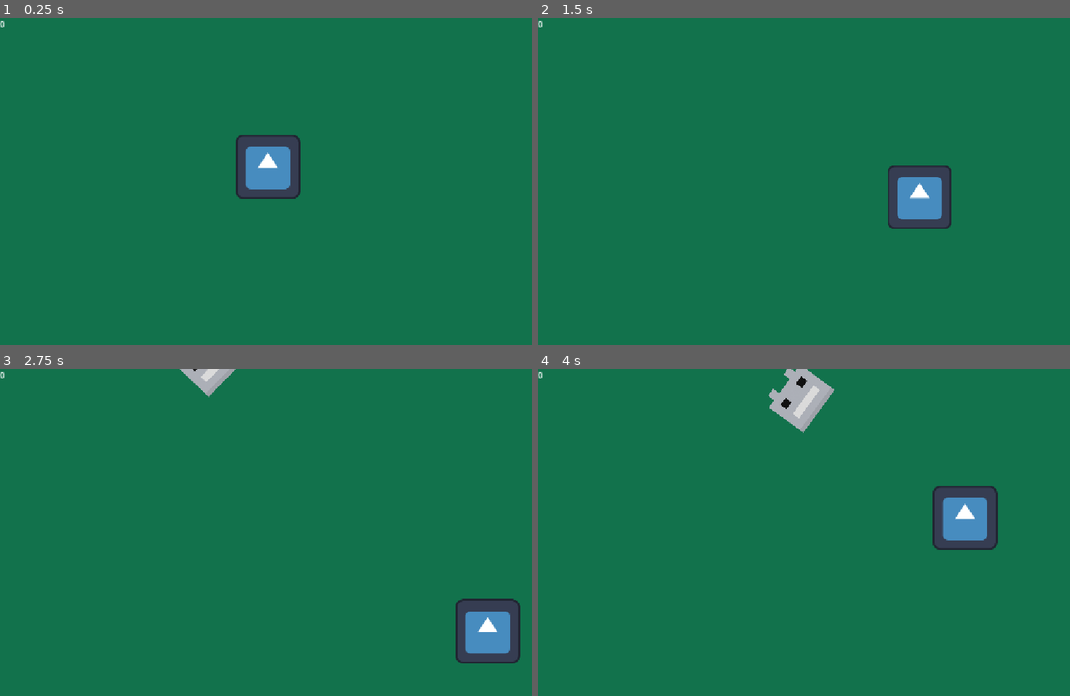
Above: before the commit, frames 1-4 (two rows, left to right).
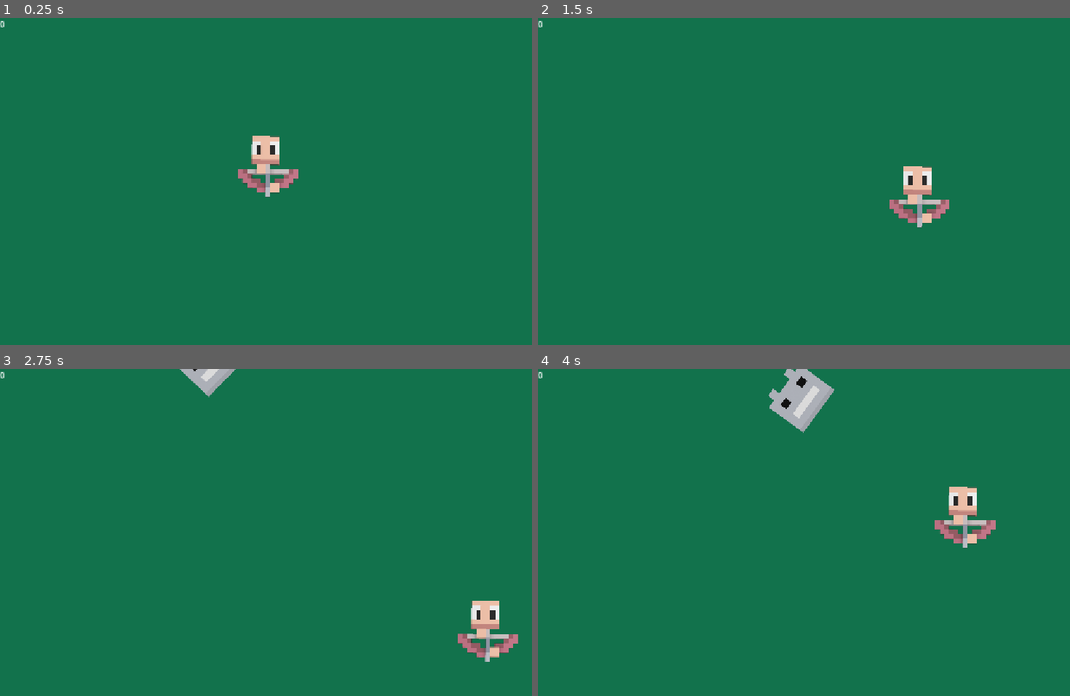
Above: after the commit, the same moments.

Repository: NxtCreator/little-archery
Game: Godot game, scene res://scenes/main.tscn
Two runs of this game, one before a commit and one after it. Both use one fixed random seed, a clock stepped at 60 frames per second and the inputs below. The engine's default icon, where the game draws it, is replaced by a stand-in: a white triangle on a blue panel in a dark square.
Inputs (mouse positions are in pixels of both pictures, inside the frame that each line leads up to):
- Up to frame 1 (0.25 s): no input
- Up to frame 2 (1.5 s): tap Enter at 0.5 s; move the mouse to (958, 165) at 0.52 s; hold D (move_right) 0.53-1.28 s; tap Alt at 0.6 s; click (958, 165) at 0.67 s; move the mouse to (713, 197) at 1.27 s; hold S (move_down) from 1.28 s (still down); tap Shift at 1.35 s
- Up to frame 3 (2.75 s): move the mouse to (351, 460) at 2.02 s; release S (move_down) at 2.03 s; hold D (move_right) from 2.03 s (still down); tap Alt at 2.1 s
- Up to frame 4 (4 s): move the mouse to (798, 597) at 2.77 s; release D (move_right) at 2.78 s; hold W (move_up) 2.78-3.53 s; tap Shift at 2.85 s; click (798, 597) at 2.92 s; move the mouse to (1006, 581) at 3.52 s; hold A (move_left) from 3.53 s (still down); tap Alt at 3.6 s

The runs differ from the first frame. In frame 1, 2.4% of the frame differs, in the area x 44-57%, y 35-56%; in frame 2, 2.3%; in frame 3, 2.4%; in frame 4, 2.4%, in the area x 74-87%, y 35-56%.

Commit message:
Replace player placeholder with custom archer sprite, offset so it rotates around its center

Diff:
--- a/scenes/player.tscn
+++ b/scenes/player.tscn
@@ -1,21 +1,23 @@
 [gd_scene format=3 uid="uid://bupr48wvnjsw5"]
 
-[ext_resource type="Texture2D" uid="uid://cxtexrrk3vg4p" path="res://icon.svg" id="1_3vyb7"]
 [ext_resource type="Script" uid="uid://bmkk87rby2yyn" path="res://scenes/player.gd" id="1_g2els"]
+[ext_resource type="Texture2D" uid="uid://ddh6mqk1gqa1f" path="res://art/player.png" id="2_g2els"]
 
 [sub_resource type="CircleShape2D" id="CircleShape2D_4vdhe"]
-radius = 48.0
+radius = 39.012817
 
 [sub_resource type="CircleShape2D" id="CircleShape2D_62jd7"]
-radius = 50.0
+radius = 39.01
 
 [node name="Player" type="CharacterBody2D" unique_id=1213636557 groups=["player"]]
 script = ExtResource("1_g2els")
 
 [node name="Sprite2D" type="Sprite2D" parent="." unique_id=2053514023]
-texture = ExtResource("1_3vyb7")
+scale = Vector2(0.5, 0.5)
+texture = ExtResource("2_g2els")
 
 [node name="CollisionShape2D" type="CollisionShape2D" parent="." unique_id=2054006057]
+position = Vector2(-3, -25)
 shape = SubResource("CircleShape2D_4vdhe")
 
 [node name="Timer" type="Timer" parent="." unique_id=933085397]
@@ -23,8 +25,10 @@
 autostart = true
 
 [node name="Hurtbox" type="Area2D" parent="." unique_id=1975904231]
+position = Vector2(-2, -24)
 
 [node name="CollisionShape2D" type="CollisionShape2D" parent="Hurtbox" unique_id=1796695998]
+position = Vector2(-1, 0)
 shape = SubResource("CircleShape2D_62jd7")
 debug_color = Color(0.83221674, 0.3788679, 0.27415457, 0.41960785)
 
Binary file added: art/player.png
Not shown, added: art/player.png.import
